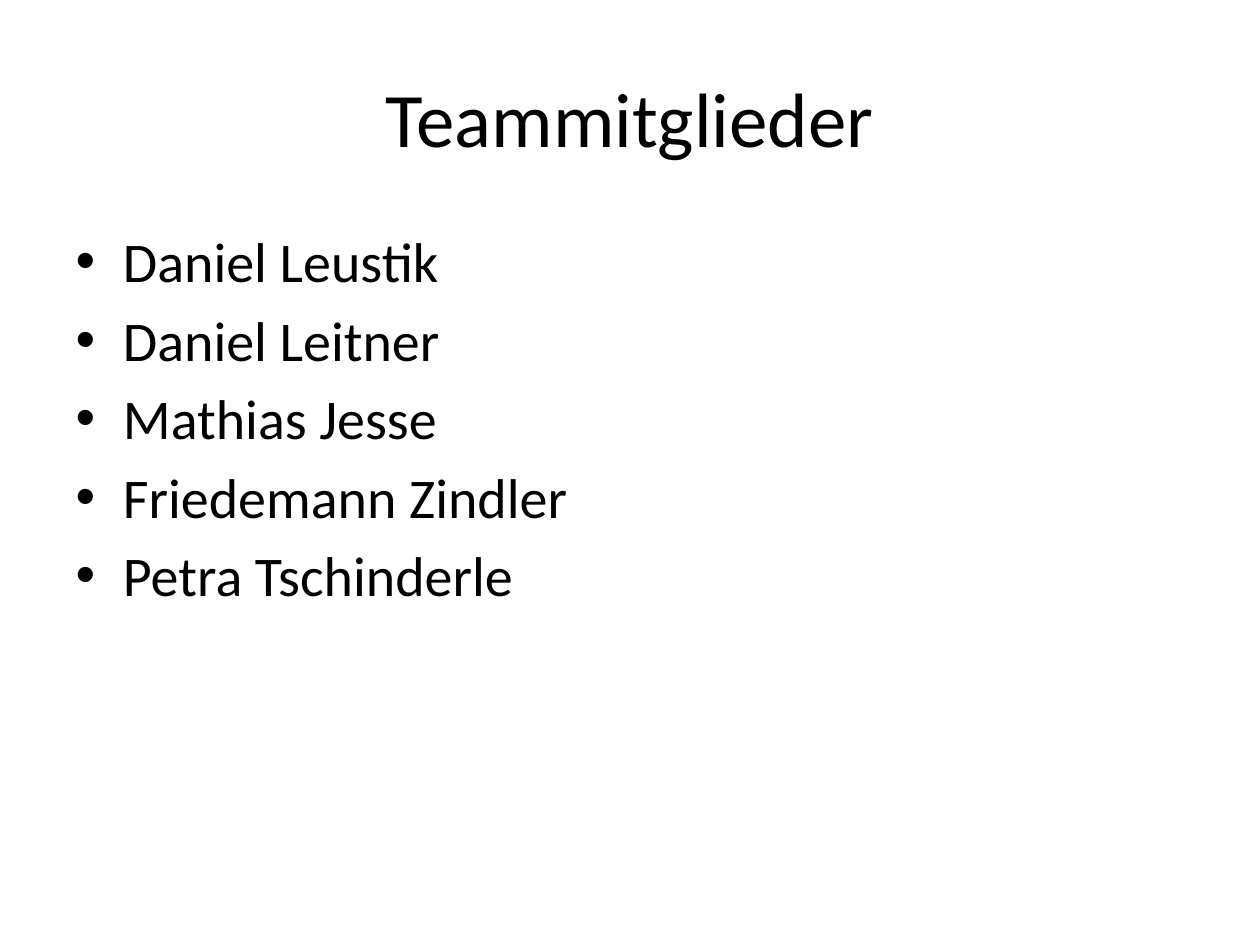
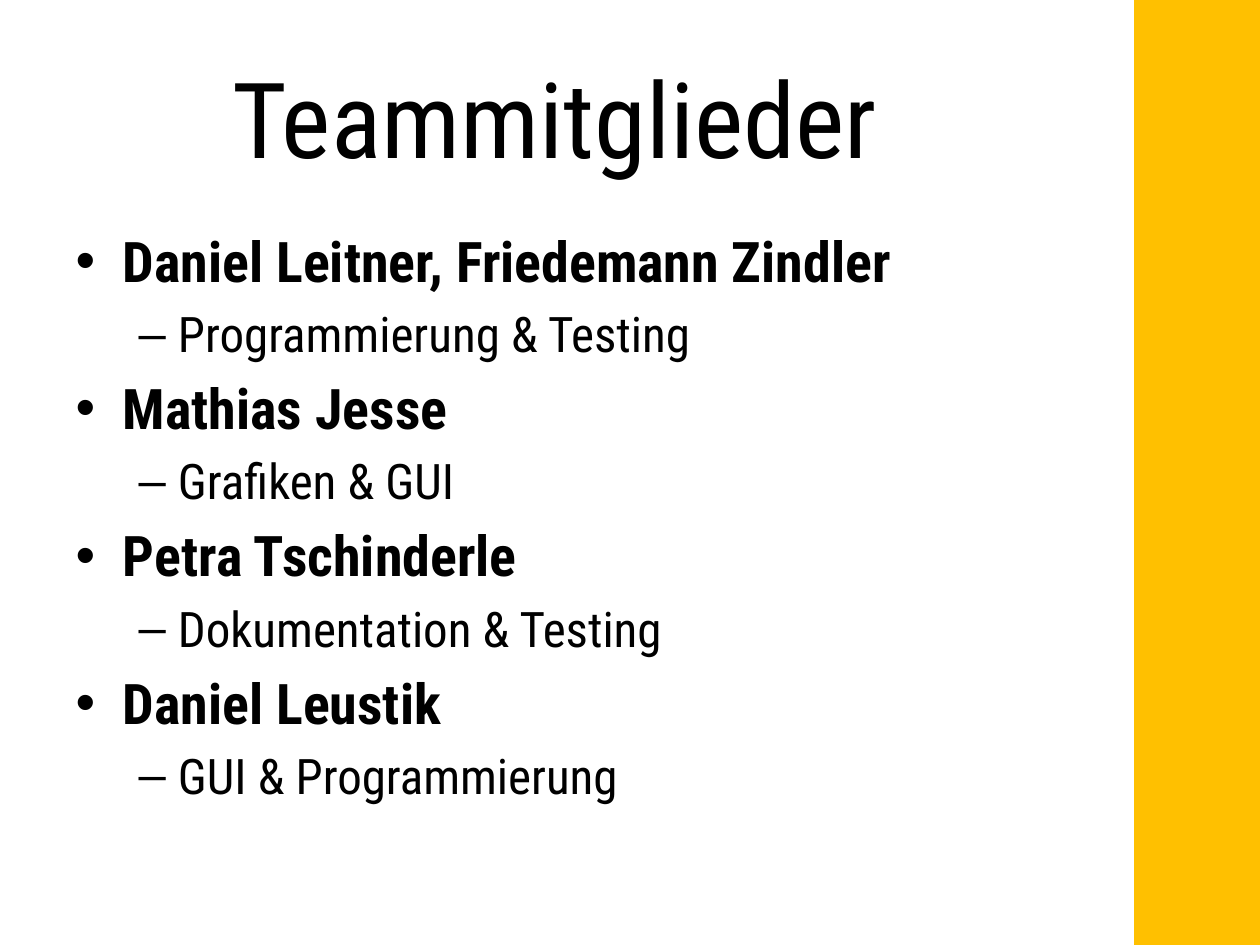
Before and after one commit to daleitner/SE2_Project, a slide deck: slide 2 of Endpräsentation_Leitfaden.pptx. Drawn at 1260x945 pixels with LibreOffice and Linux fonts; fonts in the diff are those of the drawing. Boxes give left, top, right and bottom in pixels: in the first picture for what was removed or moved away, otherwise in the second. Text is boxed around its words. In the diff, an @@ line names an element or a change of style, - is before the commit and + after.

```diff
--- a/Endpräsentation_Leitfaden.pptx
+++ b/Endpräsentation_Leitfaden.pptx
@@ rectangle added at bbox=[1137, 0, 1260, 945], fill #FFC000, outline #FFC000 2 pt @@
@@ title "Teammitglieder" at bbox=[232, 79, 876, 180]: size 44 to 60 pt, font Calibri to Roboto Condensed @@
@@ text at bbox=[123, 240, 891, 658]: paragraphs added @@
+• Daniel Leitner, Friedemann Zindler
+  – Programmierung & Testing
+• Mathias Jesse
+  – Grafiken & GUI
+• Petra Tschinderle
+  – Dokumentation & Testing
@@ text at bbox=[123, 682, 441, 725]: font Calibri to Roboto Condensed, bold on in "Daniel Leustik" @@
@@ text at bbox=[178, 758, 618, 805]: text changed; size 32 to 28 pt; font Calibri to Roboto Condensed @@
-• Daniel Leitner
-• Mathias Jesse
-• Friedemann Zindler
-• Petra Tschinderle
+  – GUI & Programmierung
```
Also in this commit, not shown: 2 other slides changed, 3 slides added, 2 slides removed, 1 other file.
